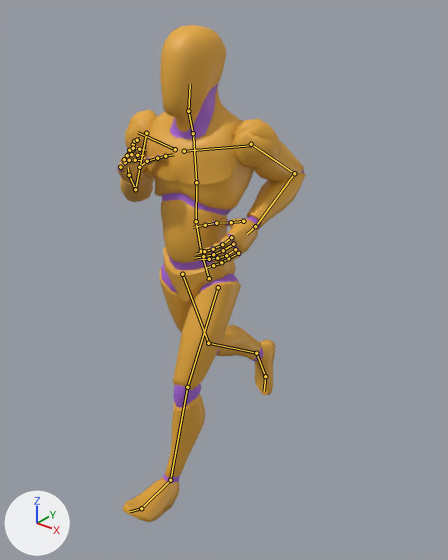
Renders of the glTF model assets/models/character/mannequin.glb from each side of a commit.
The view is the same before and after, from a camera (50 mm lens) standing at (1.369, -1.673, 1.955) and looking at (0.026, 0.007, 0.914). The lights are fixed; the arrows at lower left show +X, +Y and +Z. The picture after the commit comes second. Both versions are drawn at frame 19 of the action 'Jog_Fwd_Loop'; the numbers are the values there. The bones that change, and the others that lie on the model, are drawn over the model as lines.

The first picture shows 'Mannequin'.
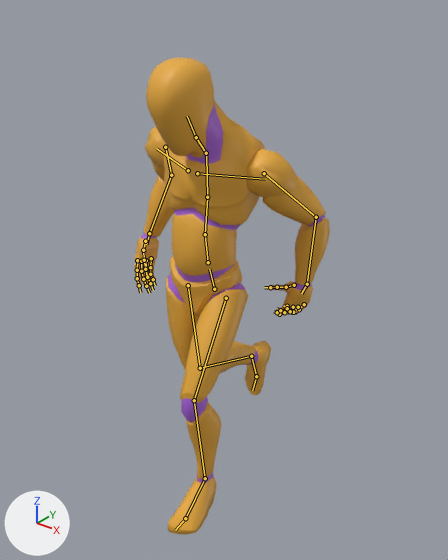
The change in detail:
Bone 'pelvis' (bone_pelvis) moves from (-0.013, 0.026, 0.081) to (-0.004, -0.028, 0.071).
Bone 'pelvis' (bone_pelvis) turns from (4, -1, 0) to (5, 4, -2) degrees about its own x, y and z.
Bone 'spine_01' (bone_spine_01) turns from (-1, 1, 1) to (0, 0, -2) degrees about its own x, y and z.
Bone 'spine_02' (bone_spine_02) turns from (-5, 3, 0) to (-5, 2, -1) degrees about its own x, y and z.
Bone 'spine_03' (bone_spine_03) turns from (8, 2, 0) to (14, 0, -2) degrees about its own x, y and z.
Bone 'clavicle_l' (bone_clavicle_l) turns from (3, 17, 0) to (-6, 26, -3) degrees about its own x, y and z.
Bone 'upperarm_l' (bone_upperarm_l) turns from (-37, -21, -57) to (-12, -4, -40) degrees about its own x, y and z.
Bone 'lowerarm_l' (bone_lowerarm_l) turns from (117, 30, -1) to (49, 34, -1) degrees about its own x, y and z.
Bone 'hand_l' (bone_hand_l) turns from (14, -3, -1) to (14, -2, -14) degrees about its own x, y and z.
Bone 'clavicle_r' (bone_clavicle_r) turns from (2, -14, 13) to (-5, -22, 8) degrees about its own x, y and z.
Bone 'upperarm_r' (bone_upperarm_r) turns from (2, -1, 62) to (-18, 9, 55) degrees about its own x, y and z.
Bone 'lowerarm_r' (bone_lowerarm_r) turns from (139, -2, -2) to (53, -6, 0) degrees about its own x, y and z.
Bone 'hand_r' (bone_hand_r) turns from (19, -9, -8) to (15, 30, 18) degrees about its own x, y and z.
Bone 'neck_01' (bone_neck_01) turns from (-1, 2, -1) to (17, 0, 7) degrees about its own x, y and z.
Bone 'Head' (bone_head) turns from (-14, -9, 1) to (-6, -8, 5) degrees about its own x, y and z.
Bone 'thigh_l' (bone_thigh_l) turns from (-27, 1, 3) to (-37, 0, 0) degrees about its own x, y and z.
Bone 'calf_l' (bone_calf_l) turns from (7, -2, 0) to (35, 1, 0) degrees about its own x, y and z.
Bone 'foot_l' (bone_foot_l) turns from (-12, -8, -1) to (-7, -10, -5) degrees about its own x, y and z.
Bone 'thigh_r' (bone_thigh_r) turns from (16, 0, -1) to (1, 0, -3) degrees about its own x, y and z.
Bone 'calf_r' (bone_calf_r) turns from (32, -2, 0) to (59, 0, 1) degrees about its own x, y and z.
Bone 'foot_r' (bone_foot_r) turns from (28, 6, -2) to (18, 10, 8) degrees about its own x, y and z.

Where the change shows, as pixel boxes (x1, y1, x2, y2) in the pictures (448 x 560 px):
'Mannequin', posed
    before: (117, 25, 306, 522)
    after: (135, 58, 330, 535)
bone 'pelvis', root to tip
    before: (209, 278) to (203, 258)
    after: (214, 289) to (209, 269)
bone 'spine_01', root to tip
    before: (201, 251) to (196, 221)
    after: (208, 262) to (205, 234)
bone 'spine_02', root to tip
    before: (196, 221) to (196, 182)
    after: (205, 234) to (207, 197)
bone 'spine_03', root to tip
    before: (196, 182) to (193, 136)
    after: (207, 197) to (206, 155)
bone 'clavicle_l', root to tip
    before: (184, 151) to (251, 145)
    after: (197, 173) to (265, 179)
bone 'upperarm_l', root to tip
    before: (251, 144) to (294, 173)
    after: (264, 173) to (316, 217)
bone 'lowerarm_l', root to tip
    before: (294, 173) to (255, 226)
    after: (316, 217) to (307, 284)
bone 'hand_l', root to tip
    before: (255, 226) to (247, 234)
    after: (307, 284) to (301, 293)
bone 'clavicle_r', root to tip
    before: (175, 149) to (138, 132)
    after: (188, 170) to (156, 148)
bone 'upperarm_r', root to tip
    before: (146, 133) to (135, 189)
    after: (165, 147) to (171, 175)
bone 'lowerarm_r', root to tip
    before: (135, 189) to (129, 175)
    after: (171, 175) to (149, 233)
bone 'hand_r', root to tip
    before: (129, 175) to (128, 167)
    after: (149, 233) to (146, 244)
bone 'neck_01', root to tip
    before: (193, 133) to (188, 111)
    after: (206, 153) to (196, 137)
bone 'Head', root to tip
    before: (188, 111) to (190, 84)
    after: (196, 137) to (187, 116)
bone 'thigh_l', root to tip
    before: (218, 287) to (187, 387)
    after: (226, 298) to (194, 400)
bone 'calf_l', root to tip
    before: (187, 387) to (170, 480)
    after: (194, 400) to (205, 478)
bone 'foot_l', root to tip
    before: (170, 480) to (141, 508)
    after: (205, 478) to (185, 518)
bone 'thigh_r', root to tip
    before: (182, 274) to (208, 343)
    after: (188, 285) to (200, 368)
bone 'calf_r', root to tip
    before: (208, 343) to (256, 353)
    after: (200, 368) to (251, 356)
bone 'foot_r', root to tip
    before: (256, 353) to (265, 376)
    after: (251, 356) to (256, 376)
